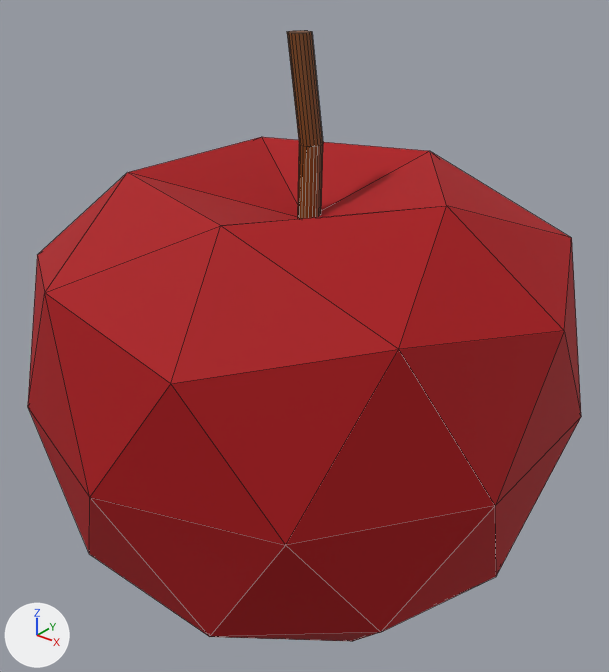
What one commit did to the FBX model Assets/Project/Art/Models/Props/Food/Apple.fbx.
Camera for both pictures: a camera (50 mm lens) standing at (16.1626, -2.096, 1.0453) and looking at (16.0982, -2.0156, 0.9954). Every picture has the same lights, and +X, +Y and +Z are marked at lower left. The older version comes first. Mesh edges are drawn as thin lines. Where no turn or scale is listed for an object, it has been applied to the vertices.

Names of what the first picture shows: 'Apple - V1'.
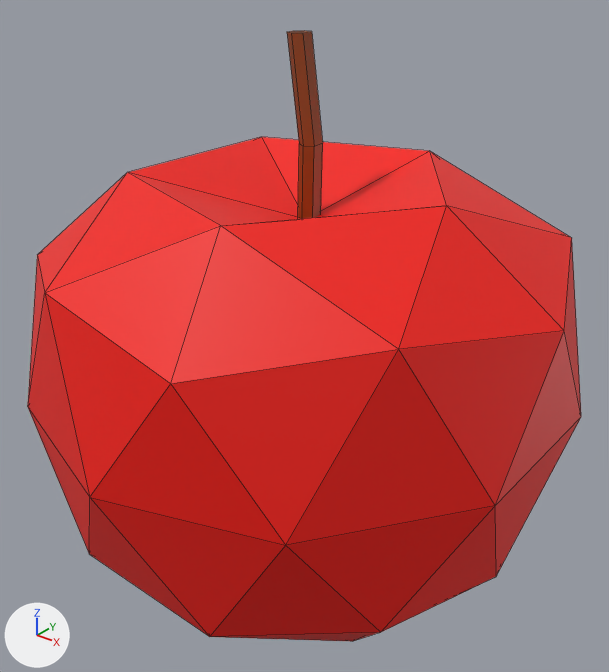
The newer file is also turned or shifted as a whole; pictures and numbers use the older file's frame.

What differs and where, as boxes (x1, y1, x2, y2) in the pictures (609 x 672 px):
part 1 of me_cylinder_015, cut back
    both: (287, 31, 323, 219)
part 2 of me_cylinder_015, recoloured (lighter)
    both: (28, 137, 581, 641)

Patch to the scene script:
```diff
--- a/Assets/Project/Art/Models/Props/Food/Apple.fbx.py
+++ b/Assets/Project/Art/Models/Props/Food/Apple.fbx.py
@@ img_maincolorpalette_png @@
+img_maincolorpalette_png = load_image('MainColorPalette.png', '../../../Textures/MainColorPalette/MainColorPalette.png', 120, 120, 'sRGB')
@@ mat_maincolorpalette @@
+mat_maincolorpalette = principled_material('MainColorPalette')
+mat_maincolorpalette.texture = img_maincolorpalette_png
@@ me_cylinder_015 @@
 # used by ob_apple___v1; location = (16.098, -2.0149, 1.0058)
-me_cylinder_015.from_pydata(...)  # 102 vertices, 122 faces; spans x -0.0348..0.0352, y -0.0374..0.0376, z -0.0466..0.0284
-me_cylinder_015.materials.append(mat_material_004)  # brown #7c4512
+me_cylinder_015.from_pydata(...)  # 60 vertices, 94 faces; spans x -0.0348..0.0352, y -0.0374..0.0376, z -0.0466..0.0284
+# me_cylinder_015 part 1
+# 42 vertices are removed from x -0.0026..0.0021, y -0.0013..0.0016, z -0.0098..0.0284
+# 42 faces are deleted
+# 14 new faces join them
+# me_cylinder_015 part 2: 80 faces spanning x -0.0348..0.0352, y -0.0374..0.0376, z -0.0466..0.0124 switch from mat_material_005 (red #ac000b) to mat_maincolorpalette (picture img_maincolorpalette_png)
```
